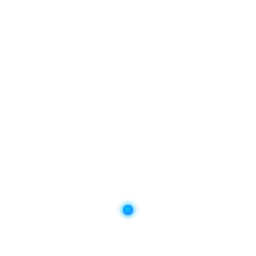
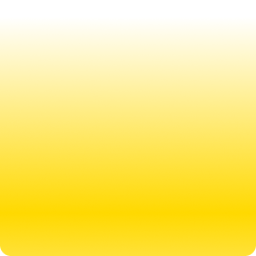
Comparing the layer stacks of the two 256 × 256 images. Changes:
hid "selected_fg #1" over [102, 184, 154, 233]
hid group "panel_edge" (2 layers) over [0, 18, 256, 256]
showed "highlight", painted on it over [0, 18, 256, 256]
